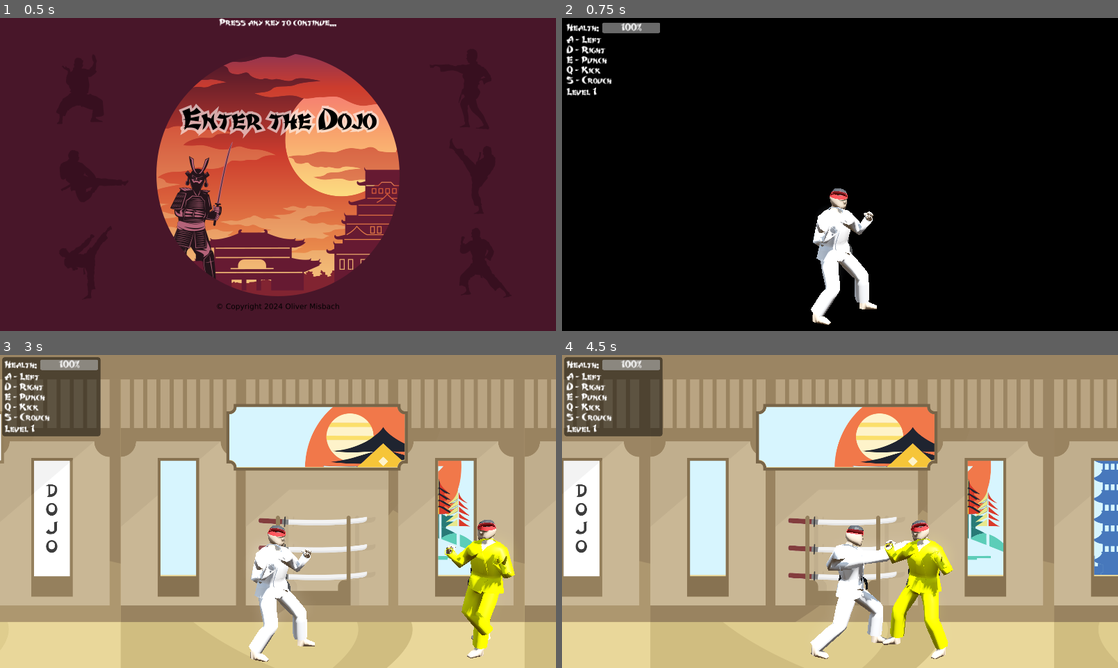
Above: before the commit, frames 1-4 (two rows, left to right).
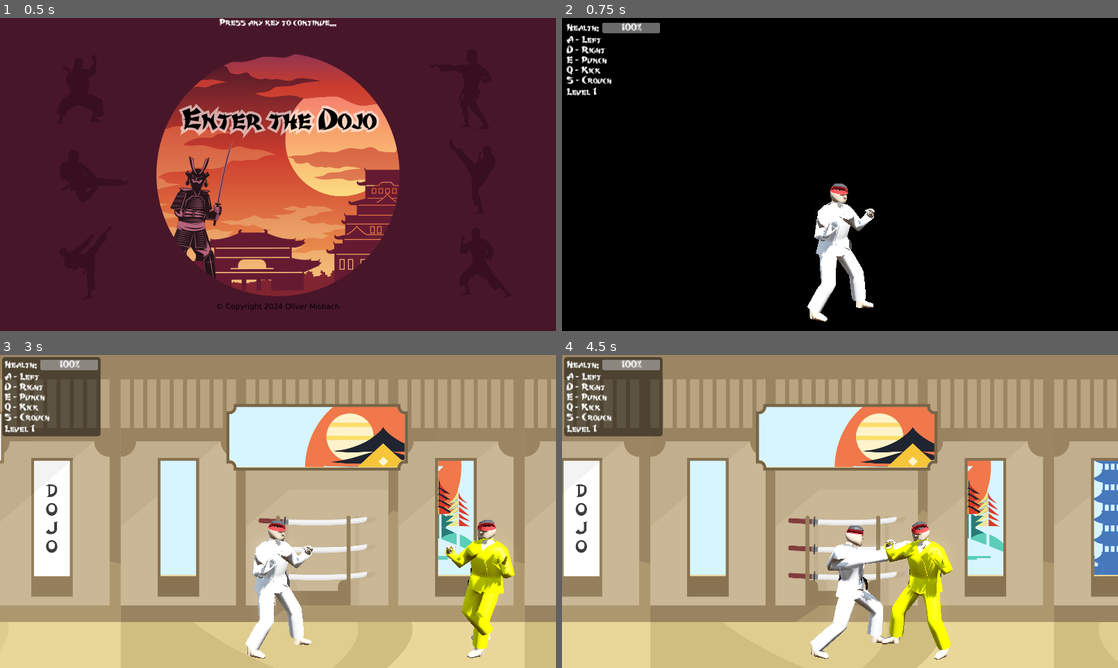
Above: after the commit, the same moments.

Repository: Oliver-Misbach/EnterTheDojo
Game: Godot game, scene res://src/menu/main_menu.tscn
Two runs of this game, one before a commit and one after it. Both use one fixed random seed, a clock stepped at 60 frames per second and the inputs below. The engine's default icon, where the game draws it, is replaced by a stand-in: a white triangle on a blue panel in a dark square.
Inputs:
- Up to frame 1 (0.5 s): no input
- Up to frame 2 (0.75 s): tap Enter at 0.5 s; hold D (right) from 0.53 s (still down); tap S (crouch) at 0.6 s
- Up to frame 3 (3 s): release D (right) at 1.28 s; hold A (left) 1.28-2.03 s; tap Q (kick) at 1.35 s; hold D (right) from 2.03 s (still down); tap E (punch) at 2.1 s; tap S (crouch) at 2.85 s
- Up to frame 4 (4.5 s): release D (right) at 3.53 s; hold A (left) from 3.53 s (still down); tap Q (kick) at 3.6 s; tap E (punch) at 4.35 s

Frame 1 is identical in both runs. In frame 2, 1.5% of the frame differs, in the area x 44-57%, y 52-98%; in frame 3, 1.5%; in frame 4, 1.0%.

Commit message:
partial revert: move animations back to physics
this is necessary to fix walk animation when up against enemy

Diff:
--- a/src/character/state/idle.gd
+++ b/src/character/state/idle.gd
@@ -17,14 +17,10 @@
 	character.velocity.x = 0.0
 
 
-func _process_frame(delta: float) -> void:
-	super._process_frame(delta)
+func _physics_frame(delta: float) -> void:
+	super._physics_frame(delta)
 
 	_update_animation()
-
-
-func _physics_frame(delta: float) -> void:
-	super._physics_frame(delta)
 
 	#if character.is_on_floor():
 	if character.crouch:
